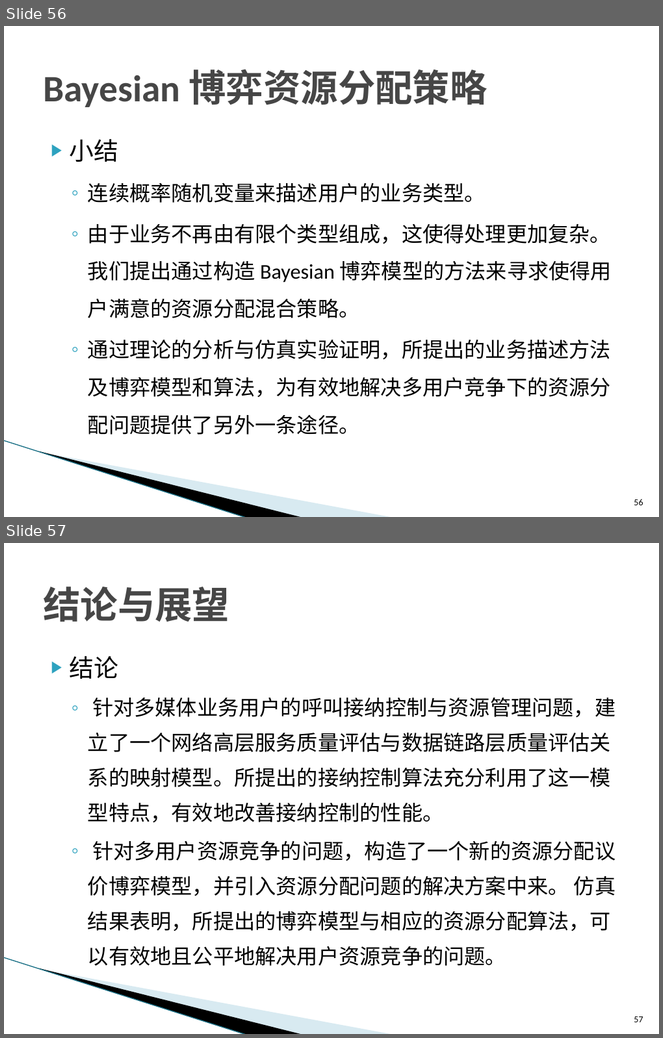
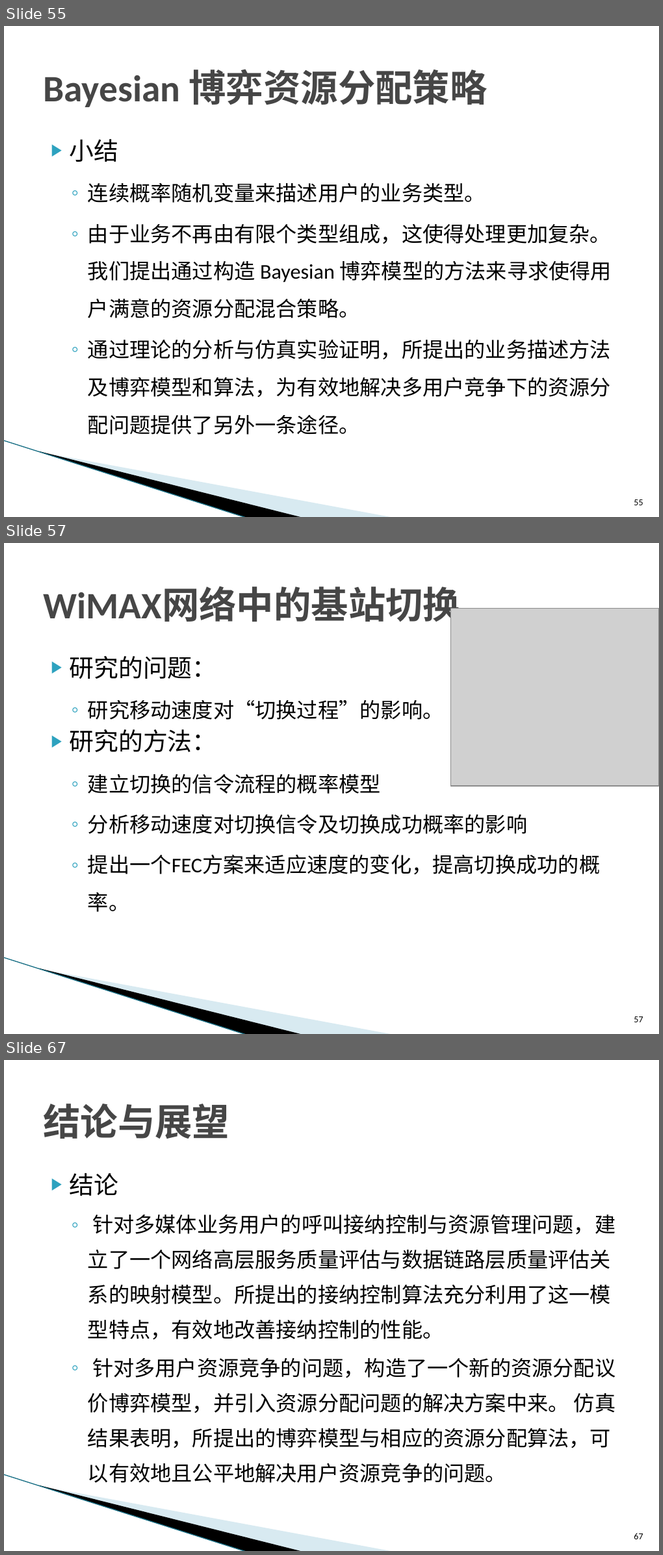
Before and after one commit to ZhiweiYAN/yzw_thesis, a slide deck: defense_phd.pptx. Shown one above the other, each under a label of ours: slides 56 and 57 before the commit, slides 55, 57 and 67 after it; the slides between them are not shown. The pictures are 663x1038 and 663x1555 pixels, drawn with LibreOffice and Linux fonts; fonts in the diff are those of the drawing; grey boxes stand for pictures; background and template pictures are left out. Boxes give left, top, right and bottom in pixels: in the first picture for what was removed or moved away, otherwise in the second. Text is boxed around its words. In the diff, an @@ line names an element or a change of style, - is before the commit and + after.

```diff
--- a/defense_phd.pptx
+++ b/defense_phd.pptx
@@ slide 57 added at [4, 543, 659, 1034], background #FFFFFF; not listed: 3 template elements that a slide beside it also shows @@
@@ title added at [43, 588, 460, 627], 41 pt, text #464646, bold @@
+WiMAX网络中的基站切换
@@ picture added at [451, 609, 659, 786] @@
@@ text added at [70, 656, 600, 912], 23 pt, text #000000 @@
+▶ 研究的问题：
+  ◦ 研究移动速度对“切换过程”的影响。
+▶ 研究的方法：
+  ◦ 建立切换的信令流程的概率模型
+  ◦ 分析移动速度对切换信令及切换成功概率的影响
+  ◦ 提出一个FEC方案来适应速度的变化，提高切换成功的概率。
@@ page number added at [634, 1017, 643, 1023], 10 pt, text #000000 @@
+57
@@ what was slide 56 is now slide 55 @@
@@ page number at [634, 500, 643, 506]: text changed @@
-56
+55
@@ what was slide 57 is now slide 67 @@
@@ page number at [634, 1533, 643, 1540]: text changed @@
-57
+67
```
Also in this commit, not shown: 5 slides changed, 10 other slides added, 2 other files.
